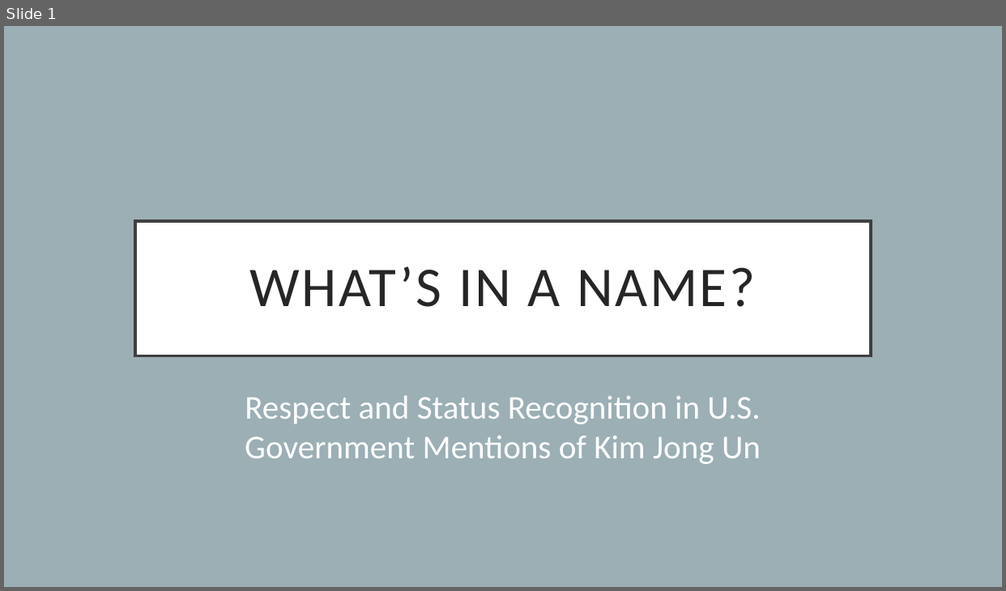
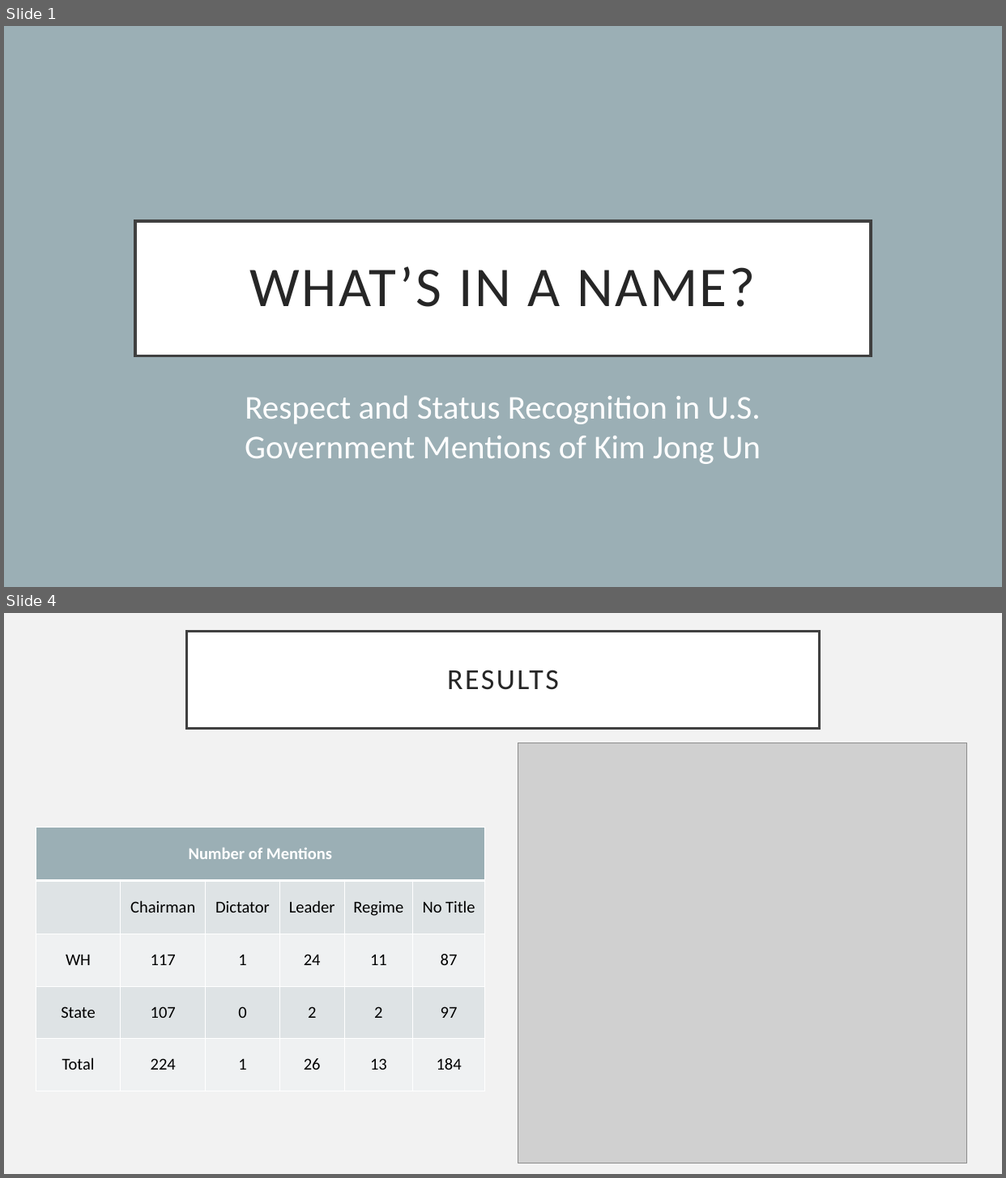
Before and after one commit to gibsj/plsc31101-final-project, a slide deck: Presentation/Lightning Talk.pptx. Shown one above the other, each under a label of ours: slide 1 before the commit, slides 1 and 4 after it; the slides between them are not shown. The pictures are 1006x591 and 1006x1178 pixels, drawn with LibreOffice and Linux fonts; fonts in the diff are those of the drawing; grey boxes stand for pictures. Boxes give left, top, right and bottom in pixels: in the first picture for what was removed or moved away, otherwise in the second. Text is boxed around its words. In the diff, an @@ line names an element or a change of style, - is before the commit and + after.

```diff
--- a/Presentation/Lightning Talk.pptx
+++ b/Presentation/Lightning Talk.pptx
@@ slide 4 added at [4, 613, 1002, 1174], background #F2F2F2 @@
@@ title added at [187, 631, 819, 728], fill #FFFFFF, outline #404040 2.5 pt, 28 pt, text #262626 @@
+RESULTS
@@ picture added at [518, 743, 967, 1164] @@
@@ table added at [36, 827, 484, 1092], 5 rows, 6 columns @@
+Number of Mentions |  |  |  |  | 
+ | Chairman | Dictator | Leader | Regime | No Title
+WH | 117 | 1 | 24 | 11 | 87
+State | 107 | 0 | 2 | 2 | 97
+Total | 224 | 1 | 26 | 13 | 184
```
Also in this commit, not shown: 1 slide changed, 2 other slides added, 11 other files.
